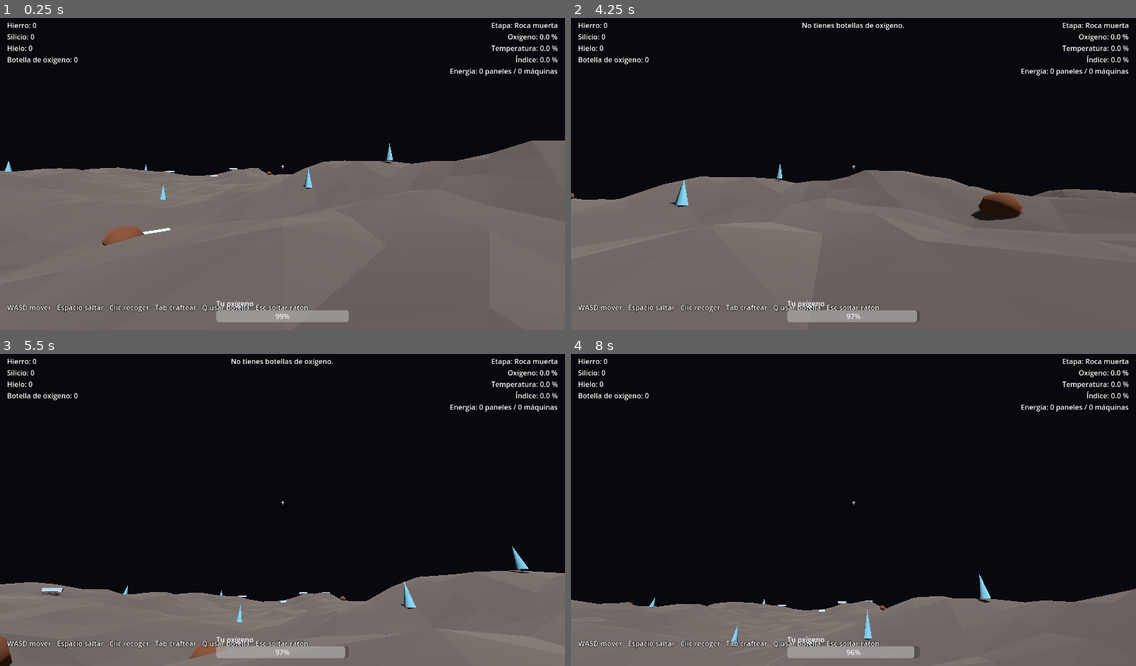
Above: before the commit, frames 1-4 (two rows, left to right).
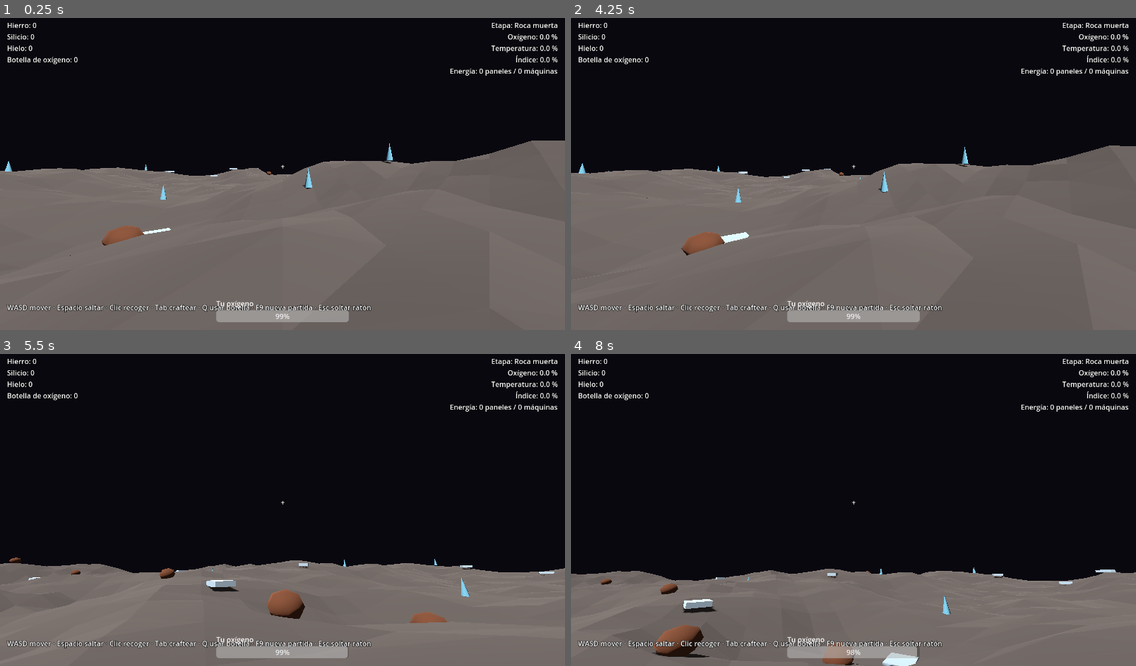
Above: after the commit, the same moments.

Repository: johnlobo/planetform
Game: Godot game, scene res://scenes/main.tscn
Same seed, same stepped clock (60 frames per second), same inputs: the game is played once before the commit and once after it.
Inputs (mouse positions are in pixels of both pictures, inside the frame that each line leads up to):
- Up to frame 1 (0.25 s): no input
- Up to frame 2 (4.25 s): move the mouse to (881, 170) at 0.52 s; hold W (move_forward) 0.53-1.28 s; hold Tab (craft) 0.53-1.28 s; click (881, 170) at 0.67 s; tap Space (jump) at 0.77, 1.52, 2.75, 3.02, 3.77 s; tap Enter at 1.25 s; move the mouse to (740, 186) at 1.27 s; hold S (move_back) 1.28-2.03 s; tap Tab (craft) at 1.35, 2.3, 3.05 s; move the mouse to (864, 164) at 2.02 s; hold Q (use_bottle) 2.03-2.78 s; hold W (move_forward) 2.03-3.53 s; move the mouse to (825, 236) at 2.77 s; tap C at 2.85 s; click (825, 236) at 2.92 s; move the mouse to (1023, 217) at 3.52 s; hold A (move_left) from 3.53 s (still down); hold Tab (craft) from 3.53 s (still down); tap F9 (new_game, bound only after the commit) at 4.15 s
- Up to frame 3 (5.5 s): move the mouse to (237, 503) at 4.27 s; release A (move_left) at 4.28 s; release Tab (craft) at 4.28 s; hold W (move_forward) 4.28-5.03 s; tap Tab (craft) at 4.35, 5.3 s; tap Space (jump) at 4.52 s; tap Enter at 5 s; move the mouse to (310, 506) at 5.02 s; hold S (move_back) from 5.03 s (still down); hold Q (use_bottle) from 5.03 s (still down); click (310, 506) at 5.17 s
- Up to frame 4 (8 s): move the mouse to (830, 500) at 5.77 s; release S (move_back) at 5.78 s; release Q (use_bottle) at 5.78 s; hold D (move_right) 5.78-6.53 s; tap C at 5.85 s; tap Space (jump) at 6.02, 6.77, 7.25, 7.52 s; tap Tab (craft) at 6.05, 7.35 s; move the mouse to (881, 506) at 6.52 s; hold W (move_forward) 6.53-7.28 s; hold Tab (craft) 6.53-7.28 s; move the mouse to (740, 522) at 7.27 s; hold D (move_right) from 7.28 s (still down); click (740, 522) at 7.42 s

The runs differ from the first frame. In frame 1, 0.2% of the frame differs, in the area x 45-66%, y 91-95%; in frame 2, 7.6%; in frame 3, 8.2%; in frame 4, 11%, in the area x 0-100%, y 68-100%.

Commit message:
Guardado de partida automático
Guarda inventario, métricas del planeta, etapa, construcciones y
posición del jugador en user://partida.json cada 30 segundos, al
cambiar de etapa y al cerrar la ventana. La partida se carga al
arrancar y F9 empieza una nueva.

Co-Authored-By: Claude Opus 5.5 (1M context) <noreply@anthropic.com>
Claude-Session: https://claude.ai/code/session_01CcGUtJbb7KWHGQ7V5qhPzi

Diff:
--- a/scripts/game_state.gd
+++ b/scripts/game_state.gd
@@ -37,6 +37,8 @@
 const PLAYER_O2_MAX := 100.0
 const PLAYER_O2_DRAIN := 0.5 # por segundo, con el planeta sin oxígeno
 const BOTTLE_REFILL := 50.0
+const SAVE_PATH := "user://partida.json"
+const AUTOSAVE_TIME := 30.0
 
 var inventory := {"hierro": 0, "silicio": 0, "hielo": 0, "botella": 0}
 var has_drill := false
@@ -50,6 +52,12 @@
 var finished := false
 var ui_open := false
 var hint := ""
+# Construcciones colocadas: [{"kind", "x", "y", "z", "rot"}], para el guardado.
+var machines: Array = []
+# Posición del jugador leída de la partida guardada, o null si no hay.
+var player_position = null
+var _autosave_timer := 0.0
+var _skip_next_load := false
 
 
 func _ready() -> void:
@@ -57,6 +65,10 @@
 
 
 func _process(delta: float) -> void:
+	_autosave_timer += delta
+	if _autosave_timer >= AUTOSAVE_TIME:
+		_autosave_timer = 0.0
+		save_game()
 	if finished:
 		return
 	var ratio := energy_ratio()
@@ -133,7 +145,12 @@
 	inventory_changed.emit()
 
 
-func register_machine(kind: String) -> void:
+func register_machine(kind: String, pos: Vector3, rot: float) -> void:
+	machines.append({"kind": kind, "x": pos.x, "y": pos.y, "z": pos.z, "rot": rot})
+	_count_machine(kind)
+
+
+func _count_machine(kind: String) -> void:
 	match kind:
 		"panel":
 			panels += 1
@@ -154,11 +171,102 @@
 		stage = new_stage
 		stage_changed.emit(stage)
 		inventory_changed.emit() # refresca recetas desbloqueadas
+		save_game()
 		if stage == STAGES.size() - 1:
 			finished = true
 			message.emit("¡El planeta es habitable! Fin del prototipo.")
 		else:
 			message.emit("Nueva etapa: %s" % STAGES[stage]["name"])
+
+
+func _notification(what: int) -> void:
+	if what == NOTIFICATION_WM_CLOSE_REQUEST:
+		save_game()
+
+
+func save_game() -> void:
+	var data := {
+		"version": 1,
+		"inventory": inventory,
+		"has_drill": has_drill,
+		"oxygen": oxygen,
+		"temperature": temperature,
+		"player_oxygen": player_oxygen,
+		"stage": stage,
+		"finished": finished,
+		"machines": machines,
+	}
+	var player := get_tree().get_first_node_in_group("player") as Node3D
+	if player:
+		var p := player.global_position
+		data["player"] = [p.x, p.y, p.z]
+	var file := FileAccess.open(SAVE_PATH, FileAccess.WRITE)
+	if file == null:
+		push_warning("No se pudo guardar la partida: %s" % FileAccess.get_open_error())
+		return
+	file.store_string(JSON.stringify(data))
+
+
+## Carga la partida guardada, si existe. Devuelve true si se ha cargado.
+func load_game() -> bool:
+	if _skip_next_load:
+		_skip_next_load = false
+		return false
+	if not FileAccess.file_exists(SAVE_PATH):
+		return false
+	var file := FileAccess.open(SAVE_PATH, FileAccess.READ)
+	if file == null:
+		return false
+	var data = JSON.parse_string(file.get_as_text())
+	if typeof(data) != TYPE_DICTIONARY:
+		push_warning("La partida guardada está dañada; se empieza de cero.")
+		return false
+	_reset_state()
+	var saved_inventory: Dictionary = data.get("inventory", {})
+	for id in inventory:
+		inventory[id] = int(saved_inventory.get(id, 0))
+	has_drill = bool(data.get("has_drill", false))
+	oxygen = float(data.get("oxygen", 0.0))
+	temperature = float(data.get("temperature", 0.0))
+	player_oxygen = float(data.get("player_oxygen", PLAYER_O2_MAX))
+	stage = int(data.get("stage", 0))
+	finished = bool(data.get("finished", false))
+	for m in data.get("machines", []):
+		if typeof(m) == TYPE_DICTIONARY and RECIPES.has(m.get("kind", "")):
+			machines.append(m)
+			_count_machine(String(m["kind"]))
+	var p = data.get("player")
+	if p is Array and p.size() == 3:
+		player_position = Vector3(float(p[0]), float(p[1]), float(p[2]))
+	return true
+
+
+## Borra la partida guardada y vuelve a empezar desde cero.
+func new_game() -> void:
+	if FileAccess.file_exists(SAVE_PATH):
+		DirAccess.remove_absolute(SAVE_PATH)
+	_reset_state()
+	# Por si el archivo no se pudo borrar, la escena nueva no debe cargarlo.
+	_skip_next_load = true
+	get_tree().reload_current_scene()
+
+
+func _reset_state() -> void:
+	for id in inventory:
+		inventory[id] = 0
+	has_drill = false
+	panels = 0
+	generators = 0
+	heaters = 0
+	oxygen = 0.0
+	temperature = 0.0
+	player_oxygen = PLAYER_O2_MAX
+	stage = 0
+	finished = false
+	ui_open = false
+	machines = []
+	player_position = null
+	_autosave_timer = 0.0
 
 
 func _setup_input() -> void:
@@ -170,6 +278,7 @@
 	_add_key("craft", [KEY_TAB, KEY_C])
 	_add_key("use_bottle", [KEY_Q])
 	_add_key("release_mouse", [KEY_ESCAPE])
+	_add_key("new_game", [KEY_F9])
 
 
 func _add_key(action: String, keys: Array) -> void:
--- a/scripts/hud.gd
+++ b/scripts/hud.gd
@@ -32,7 +32,7 @@
 	message_label.horizontal_alignment = HORIZONTAL_ALIGNMENT_CENTER
 
 	var help := _label(Control.PRESET_BOTTOM_LEFT, Vector2(16, -40))
-	help.text = "WASD mover · Espacio saltar · Clic recoger · Tab craftear · Q usar botella · Esc soltar ratón"
+	help.text = "WASD mover · Espacio saltar · Clic recoger · Tab craftear · Q usar botella · F9 nueva partida · Esc soltar ratón"
 
 	var oxygen_box := VBoxContainer.new()
 	oxygen_box.set_anchors_and_offsets_preset(Control.PRESET_CENTER_BOTTOM)
--- a/scripts/main.gd
+++ b/scripts/main.gd
@@ -30,15 +30,21 @@
 	noise.seed = 7
 	noise.frequency = 0.02
 	rng.seed = 42
+	var loaded := Game.load_game()
 	_setup_gradients()
 	_build_environment()
 	_build_terrain()
 	_build_water()
 	_spawn_resources()
+	for m in Game.machines:
+		_spawn_machine(String(m["kind"]), Vector3(float(m["x"]), float(m["y"]), float(m["z"])), float(m["rot"]))
 	_spawn_player()
 	add_child(Hud.new())
 	Game.place_requested.connect(_on_place_requested)
 	Game.stage_changed.connect(_on_stage_changed)
+	if loaded:
+		_on_stage_changed(Game.stage)
+		Game.message.emit("Partida cargada. F9 para empezar una nueva.")
 
 
 func _process(_delta: float) -> void:
@@ -154,9 +160,13 @@
 
 
 func _spawn_player() -> void:
+	var base := Vector3(0.0, height_at(0.0, 0.0) + 1.0, 0.0)
 	player = Player.new()
-	player.position = Vector3(0.0, height_at(0.0, 0.0) + 1.0, 0.0)
+	player.position = base
+	if Game.player_position != null:
+		player.position = Game.player_position
 	add_child(player)
+	player.spawn_point = base # si se ahoga, vuelve a la base y no al punto guardado
 	Input.mouse_mode = Input.MOUSE_MODE_CAPTURED
 
 
@@ -165,12 +175,16 @@
 	forward.y = 0.0
 	var pos := player.global_position + forward.normalized() * 4.0
 	pos.y = height_at(pos.x, pos.z)
+	_spawn_machine(kind, pos, player.rotation.y)
+	Game.register_machine(kind, pos, player.rotation.y)
+
+
+func _spawn_machine(kind: String, pos: Vector3, rot: float) -> void:
 	var machine := Machine.new()
 	machine.setup(kind)
 	machine.position = pos
-	machine.rotation.y = player.rotation.y
+	machine.rotation.y = rot
 	add_child(machine)
-	Game.register_machine(kind)
 
 
 func _on_stage_changed(stage: int) -> void:
--- a/scripts/player.gd
+++ b/scripts/player.gd
@@ -13,6 +13,7 @@
 
 
 func _ready() -> void:
+	add_to_group("player")
 	var shape := CollisionShape3D.new()
 	var capsule := CapsuleShape3D.new()
 	capsule.radius = 0.4
@@ -52,6 +53,8 @@
 			Input.mouse_mode = Input.MOUSE_MODE_CAPTURED
 	elif event.is_action_pressed("use_bottle"):
 		Game.use_bottle()
+	elif event.is_action_pressed("new_game"):
+		Game.new_game()
 	elif event.is_action_pressed("release_mouse"):
 		Input.mouse_mode = Input.MOUSE_MODE_VISIBLE
 
Not shown, changed: README.md
